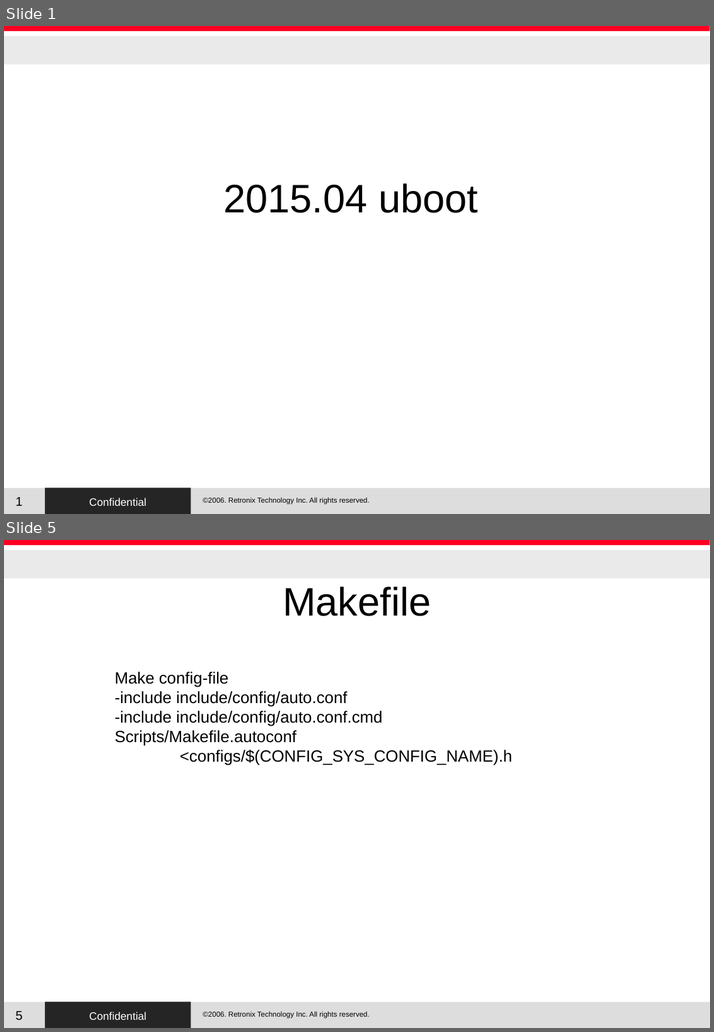
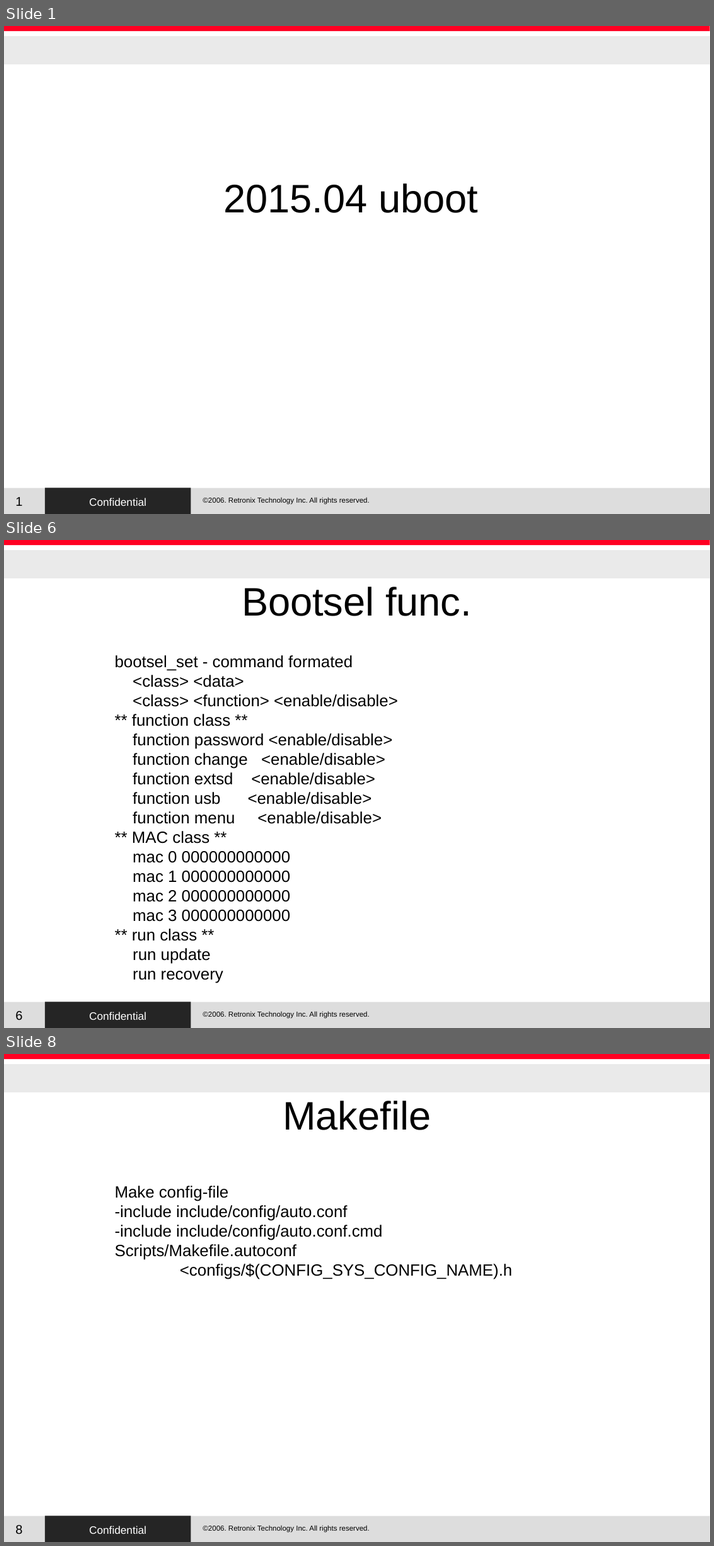
Before and after one commit to RetronixTechInc/u-boot-rtx, a slide deck: RTX/uboot.odp. Shown one above the other, each under a label of ours: slides 1 and 5 before the commit, slides 1, 6 and 8 after it; the slides between them are not shown. The pictures are 714x1032 and 714x1546 pixels, drawn with LibreOffice and Linux fonts; fonts in the diff are those of the drawing; background and template pictures are left out. Boxes give left, top, right and bottom in pixels: in the first picture for what was removed or moved away, otherwise in the second. Text is boxed around its words. In the diff, an @@ line names an element or a change of style, - is before the commit and + after.

```diff
--- a/RTX/uboot.odp
+++ b/RTX/uboot.odp
@@ slide 6 added at bbox=[4, 540, 710, 1028], background #FFFFFF; not listed: 5 template elements that a slide beside it also shows @@
@@ title added at bbox=[242, 587, 471, 616], 44 pt, text #000000 @@
+Bootsel func.
@@ text added at bbox=[115, 655, 398, 984], 18 pt, text #000000 @@
+bootsel_set - command formated
+<class> <data>
+<class> <function> <enable/disable>
+** function class **
+function password <enable/disable>
+function change <enable/disable>
+function extsd <enable/disable>
+function usb <enable/disable>
+function menu <enable/disable>
+** MAC class **
+mac 0 000000000000
+mac 1 000000000000
+mac 2 000000000000
+mac 3 000000000000
+** run class **
+run update
+run recovery
@@ page number added at bbox=[15, 1011, 22, 1020], 14 pt, text #000000 @@
+6
@@ what was slide 5 is now slide 8 @@
@@ page number at bbox=[15, 1525, 22, 1534]: text changed @@
-5
+8
```
Also in this commit, not shown: 4 slides changed, 4 other slides added, 29 other files.
